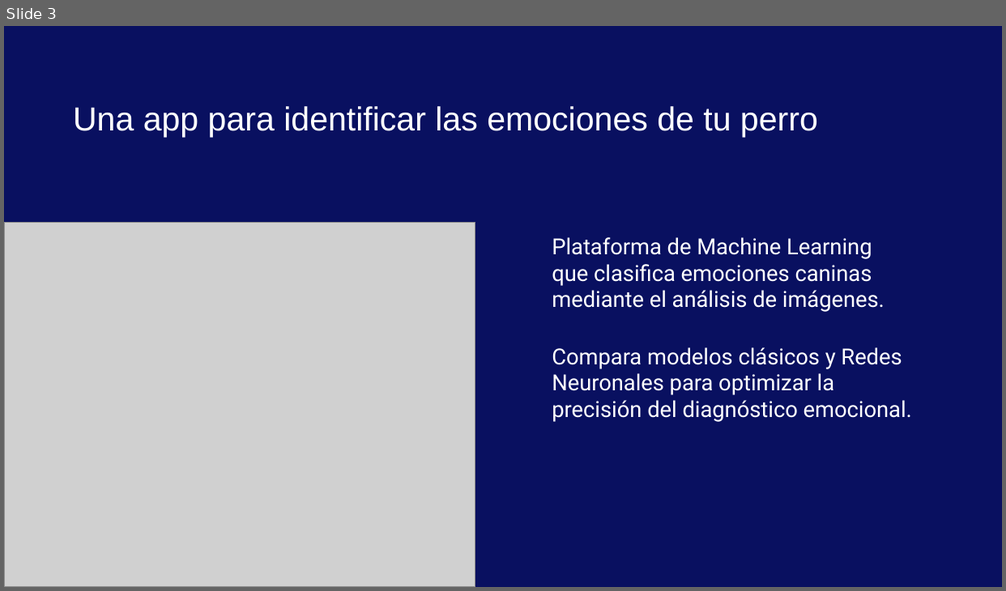
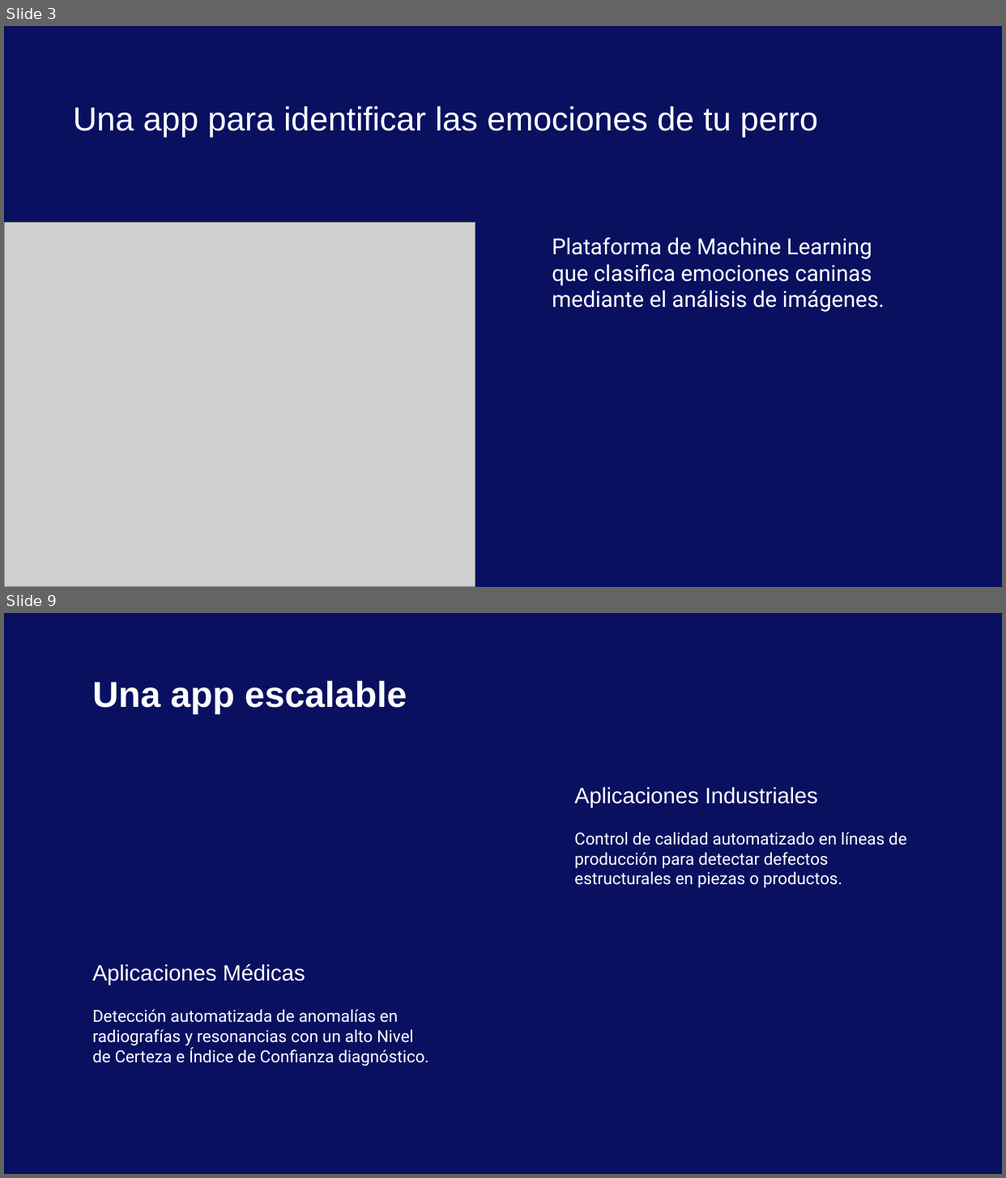
Before and after one commit to AGC79/proyecto_machine_learning_agc, a slide deck: docs/presentacion_app_ml.pptx. Shown one above the other, each under a label of ours: slide 3 before the commit, slides 3 and 9 after it; the slides between them are not shown. The pictures are 1006x591 and 1006x1178 pixels, drawn with LibreOffice and Linux fonts; fonts in the diff are those of the drawing; grey boxes stand for pictures; background and template pictures are left out. Boxes give left, top, right and bottom in pixels: in the first picture for what was removed or moved away, otherwise in the second. Text is boxed around its words. In the diff, an @@ line names an element or a change of style, - is before the commit and + after.

```diff
--- a/docs/presentacion_app_ml.pptx
+++ b/docs/presentacion_app_ml.pptx
@@ slide 9 added at box(4, 613, 1002, 1174), background picture (left out) @@
@@ title added at box(92, 680, 407, 714), 26 pt, text #FFFFFF, bold @@
+Una app escalable
@@ subtitle added at box(574, 787, 818, 808), 16 pt, text #FFFFFF @@
+Aplicaciones Industriales
@@ subtitle added at box(574, 832, 906, 888), 12 pt, text #FFFFFF @@
+Control de calidad automatizado en líneas de producción para detectar defectos estructurales en piezas o productos.
@@ subtitle added at box(92, 965, 305, 986), 16 pt, text #FFFFFF @@
+Aplicaciones Médicas
@@ subtitle added at box(92, 1009, 429, 1067), 12 pt, text #FFFFFF @@
+Detección automatizada de anomalías en radiografías y resonancias con un alto Nivel de Certeza e Índice de Confianza diagnóstico.
@@ slide 3 changed as well @@
@@ subtitle at box(552, 348, 912, 422): paragraph removed @@
-Compara modelos clásicos y Redes Neuronales para optimizar la precisión del diagnóstico emocional.
```
Also in this commit, not shown: 2 other slides changed, 9 other slides added, 13 slides removed, 2 other files.
